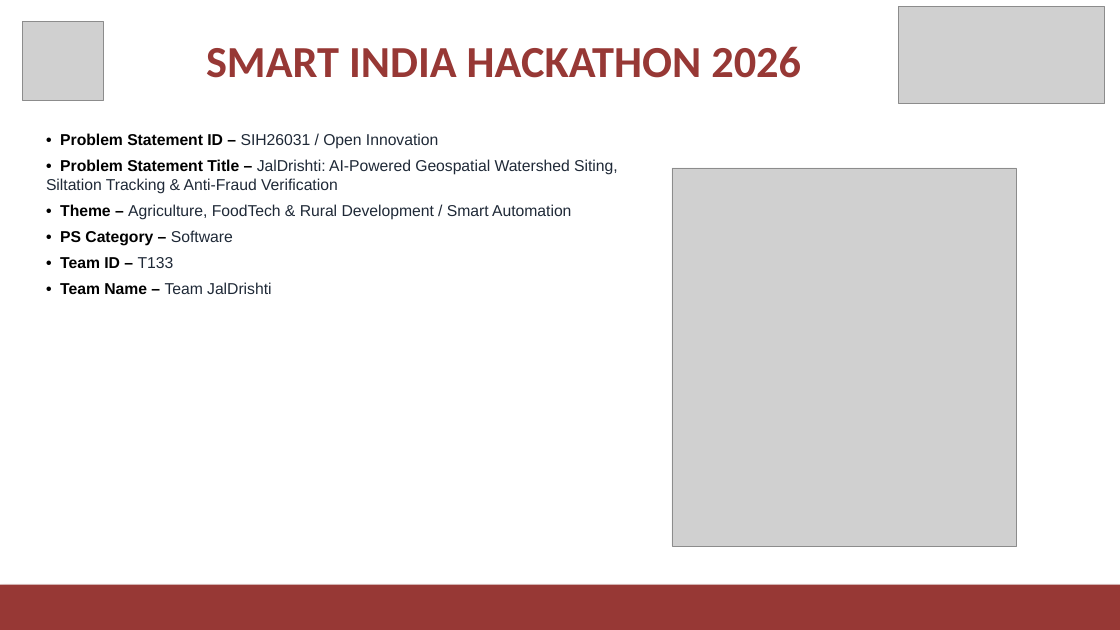
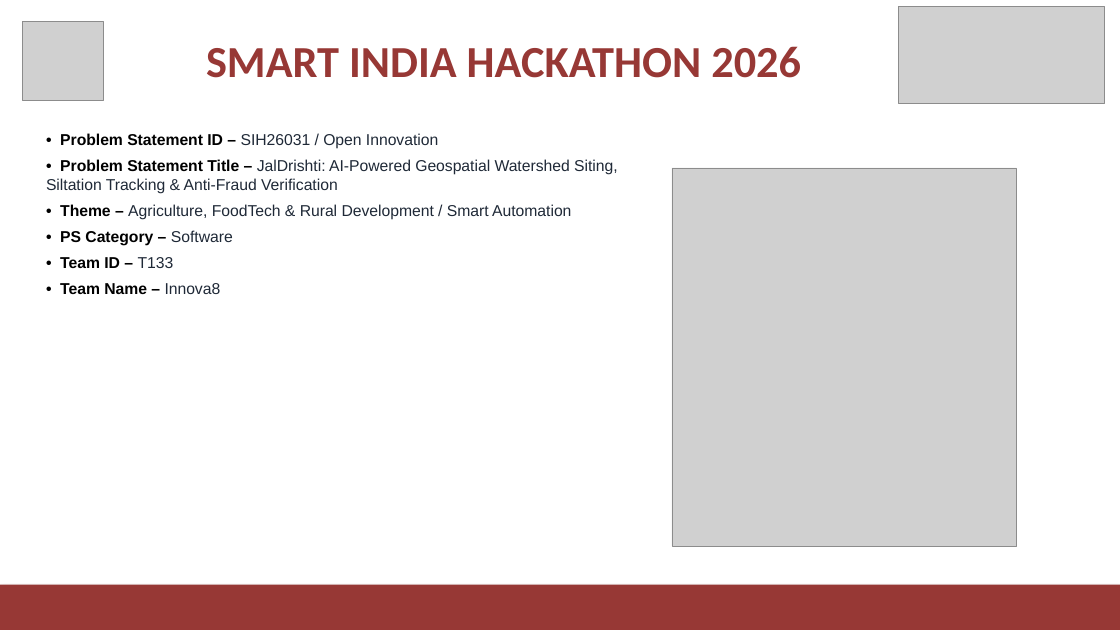
Before and after one commit to 12karthikpra-dev/JalDhristi, a slide deck: slide 1 of JalDrishti_SIH2026_Presentation_Final.pptx. Drawn at 1120x630 pixels with LibreOffice and Linux fonts; fonts in the diff are those of the drawing; grey boxes stand for pictures. Boxes give left, top, right and bottom in pixels: in the first picture for what was removed or moved away, otherwise in the second. Text is boxed around its words. In the diff, an @@ line names an element or a change of style, - is before the commit and + after.

Commit message:
Update Team Name to Innova8 and refresh presentation assets

```diff
--- a/JalDrishti_SIH2026_Presentation_Final.pptx
+++ b/JalDrishti_SIH2026_Presentation_Final.pptx
@@ text at (60, 283, 221, 294): text changed; text colour #1F2937 to #000000; bold on @@
-• Team Name – Team JalDrishti
+• Team Name – Innova8
```
Also in this commit, not shown: 2 other files.
